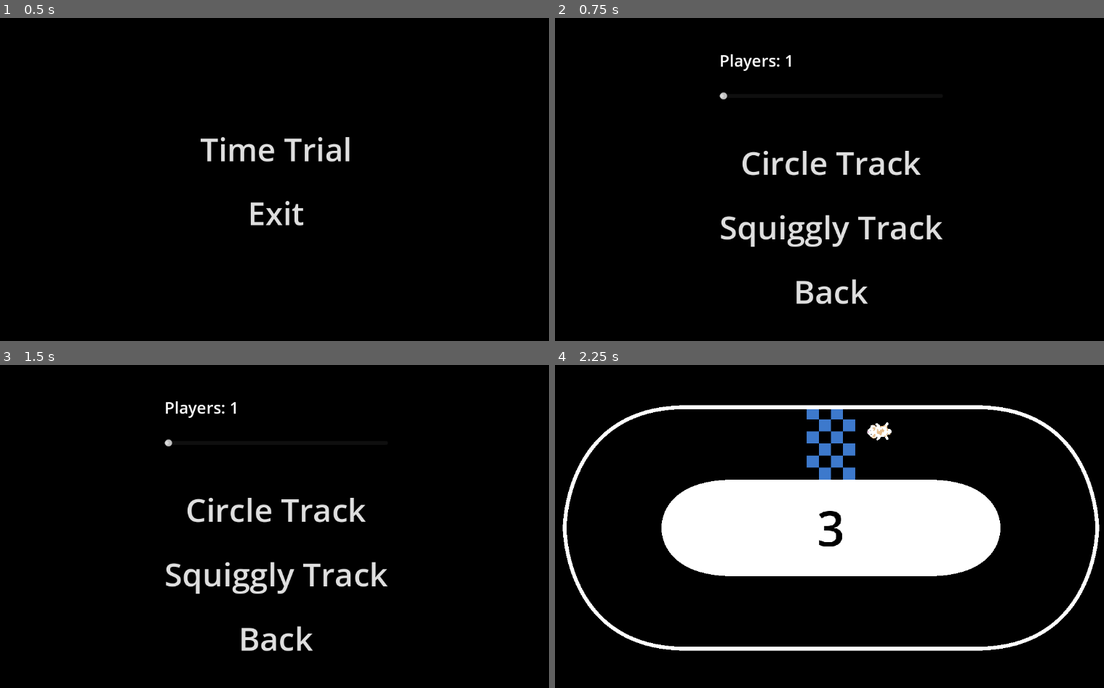
Above: before the commit, frames 1-4 (two rows, left to right).
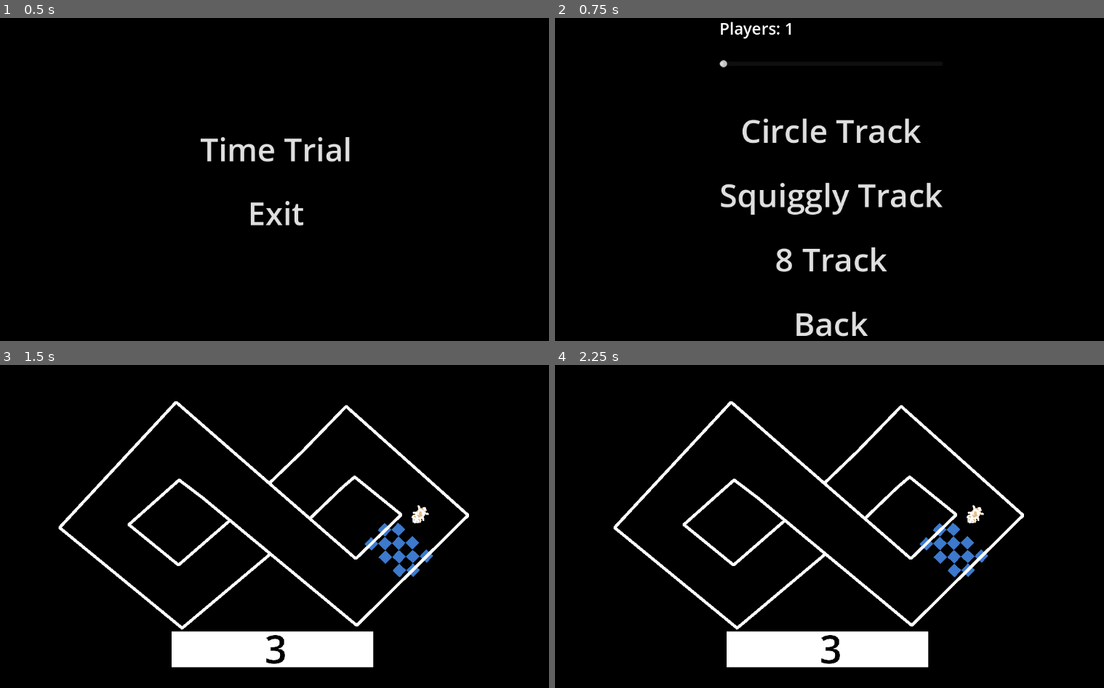
Above: after the commit, the same moments.

Repository: ChrisCee2/20gc4indy500
Game: Godot game, scene res://main_menu.tscn
Two runs of this game, one before a commit and one after it. Both use one fixed random seed, a clock stepped at 60 frames per second and the inputs below. Sound files missing from this copy of the repository are replaced by a short silence.
Inputs (mouse positions are in pixels of both pictures, inside the frame that each line leads up to):
- Up to frame 1 (0.5 s): no input
- Up to frame 2 (0.75 s): click "Time Trial" at 0.5 s
- Up to frame 3 (1.5 s): click (274, 607) at 1.25 s, where only the run after the commit has a clickable "8 Track"
- Up to frame 4 (2.25 s): click (829, 510) at 2 s, where only the run before the commit has a clickable "Circle Track"

Frame 1 is identical in both runs. In frame 2, 6.2% of the frame differs, in the area x 29-71%, y 1-99%; in frame 3, 10%; in frame 4, 25%, in the area x 1-100%, y 11-94%.

Commit message:
GC4-10: WIP fixed spawn, need to fix map collisions

Diff:
--- a/collision_toggler.tscn
+++ b/collision_toggler.tscn
@@ -3,4 +3,5 @@
 [ext_resource type="Script" uid="uid://dgfjwyjgcv743" path="res://collision_toggler.gd" id="1_jrq11"]
 
 [node name="CollisionToggler" type="Area2D"]
+collision_layer = 7
 script = ExtResource("1_jrq11")
--- a/stage_menu.gd
+++ b/stage_menu.gd
@@ -3,6 +3,7 @@
 
 @onready var track_one_button: Button = $GridContainer/TrackOneButton
 @onready var track_two_button: Button = $GridContainer/TrackTwoButton
+@onready var track_three_button: Button = $GridContainer/TrackThreeButton
 @onready var back_button: Button = $GridContainer/BackButton
 @onready var player_count_slider: Slider = $GridContainer/HSlider
 @onready var player_label: Label = $GridContainer/PlayerLabel
@@ -34,6 +35,17 @@
 	))
 	track_two_button.mouse_entered.connect(_on_enter)
 
+	track_three_button.pressed.connect(start_stage.bind(
+		{
+			"players": player_count_slider.value,
+			"camera_zoom": 0.6,
+			"timer_position": Vector2(0, 400),
+			"header_position": Vector2(0, -500.0),
+			"track_name": "track_3"
+		}
+	))
+	track_two_button.mouse_entered.connect(_on_enter)
+
 	back_button.pressed.connect(back_to_main_menu)
 	back_button.mouse_entered.connect(_on_enter)
 
--- a/stage_menu.tscn
+++ b/stage_menu.tscn
@@ -102,6 +102,25 @@
 theme_override_styles/normal = SubResource("StyleBoxEmpty_p3jrs")
 text = "Squiggly Track"
 
+[node name="TrackThreeButton" type="Button" parent="GridContainer"]
+texture_filter = 1
+layout_mode = 2
+size_flags_horizontal = 6
+size_flags_vertical = 4
+theme_override_font_sizes/font_size = 64
+theme_override_styles/focus = SubResource("StyleBoxEmpty_p3jrs")
+theme_override_styles/disabled_mirrored = SubResource("StyleBoxEmpty_p3jrs")
+theme_override_styles/disabled = SubResource("StyleBoxEmpty_p3jrs")
+theme_override_styles/hover_pressed_mirrored = SubResource("StyleBoxEmpty_p3jrs")
+theme_override_styles/hover_pressed = SubResource("StyleBoxEmpty_p3jrs")
+theme_override_styles/hover_mirrored = SubResource("StyleBoxEmpty_at0u2")
+theme_override_styles/hover = SubResource("StyleBoxEmpty_p3jrs")
+theme_override_styles/pressed_mirrored = SubResource("StyleBoxEmpty_p3jrs")
+theme_override_styles/pressed = SubResource("StyleBoxEmpty_p3jrs")
+theme_override_styles/normal_mirrored = SubResource("StyleBoxEmpty_p3jrs")
+theme_override_styles/normal = SubResource("StyleBoxEmpty_p3jrs")
+text = "8 Track"
+
 [node name="BackButton" type="Button" parent="GridContainer"]
 texture_filter = 1
 layout_mode = 2
--- a/tracks/track.gd
+++ b/tracks/track.gd
@@ -3,6 +3,7 @@
 @export var spawn: Node2D
 @export var spawn_offset: float = 64 # From top downwards
 @export var spawn_angle: float = 90 # Degrees
+@export var player_spawn_angle: float = -90 # Degrees
 
 
 func spawn_players(players: Node) -> void:
@@ -11,5 +12,5 @@
 		var offset_direction: Vector2 = Vector2.RIGHT.rotated(deg_to_rad(spawn_angle))
 		for player in players.get_children():
 			player.global_position = spawn.global_position + (current_spawn_offset * offset_direction)
-			player.global_rotation = -deg_to_rad(spawn_angle)
+			player.global_rotation = deg_to_rad(player_spawn_angle)
 			current_spawn_offset += spawn_offset
--- a/tracks/track_3.tscn
+++ b/tracks/track_3.tscn
@@ -93,6 +93,7 @@
 script = ExtResource("1_2uduf")
 spawn = NodePath("Spawn")
 spawn_angle = 40.0
+player_spawn_angle = 220.0
 
 [node name="ColorRect" type="ColorRect" parent="."]
 z_index = -1000
@@ -110,7 +111,7 @@
 color = Color(0, 0, 0, 1)
 
 [node name="Spawn" type="Node2D" parent="."]
-position = Vector2(411.825, -44.345)
+position = Vector2(425, -84)
 
 [node name="Right1" parent="." node_paths=PackedStringArray("collision_polygon", "path", "line") instance=ExtResource("2_tsanx")]
 collision_layer = 5
@@ -181,6 +182,7 @@
 curve = SubResource("Curve2D_2fmj2")
 
 [node name="Line2D" type="Line2D" parent="Left4"]
+default_color = Color(1, 1, 1, 0)
 
 [node name="Left6" parent="." node_paths=PackedStringArray("collision_polygon", "path", "line") instance=ExtResource("2_tsanx")]
 collision_layer = 6
@@ -209,6 +211,7 @@
 curve = SubResource("Curve2D_ckjgs")
 
 [node name="Line2D" type="Line2D" parent="Left2"]
+default_color = Color(1, 1, 1, 0)
 
 [node name="Left5" parent="." node_paths=PackedStringArray("collision_polygon", "path", "line") instance=ExtResource("2_tsanx")]
 collision_layer = 6
@@ -286,3 +289,9 @@
 
 [node name="CollisionShape2D" type="CollisionShape2D" parent="CollisionToggler7"]
 shape = SubResource("SegmentShape2D_nsedx")
+
+[node name="ColorRect2" type="ColorRect" parent="."]
+offset_left = -345.0
+offset_top = 344.0
+offset_right = 321.0
+offset_bottom = 462.0
